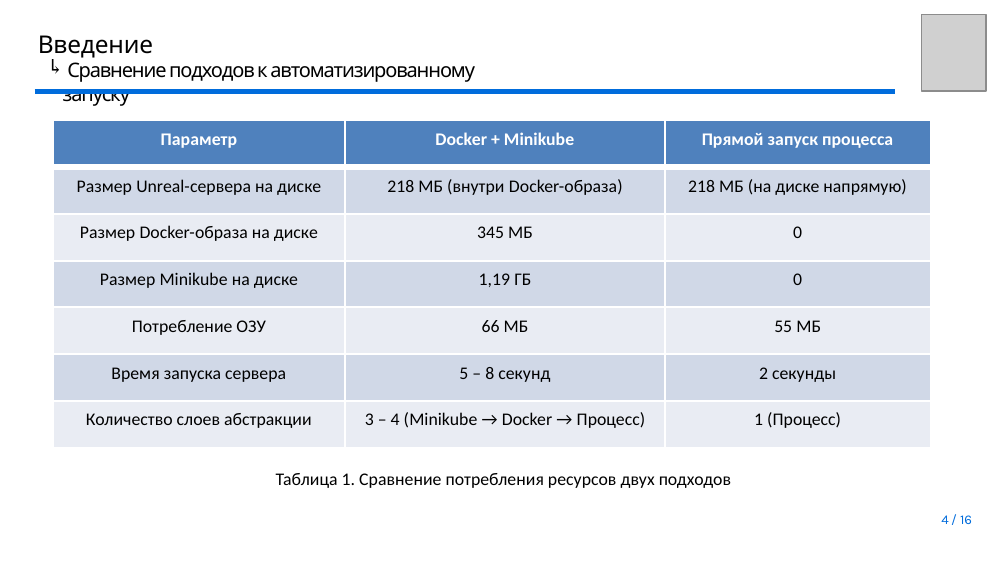
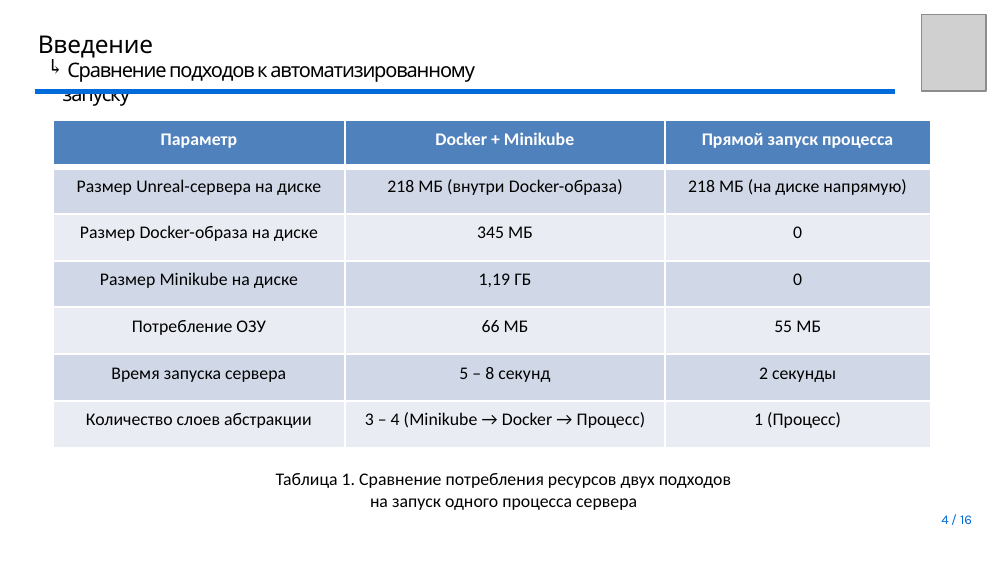
Before and after one commit to youngB0rrov/bmstu_doc, a slide deck: slide 4 of Master/Diploma/presentation/Презентация.pptx. Drawn at 1008x567 pixels with LibreOffice and Linux fonts; fonts in the diff are those of the drawing; grey boxes stand for pictures; background and template pictures are left out. Boxes give left, top, right and bottom in pixels: in the first picture for what was removed or moved away, otherwise in the second. Text is boxed around its words. In the diff, an @@ line names an element or a change of style, - is before the commit and + after.

```diff
--- a/Master/Diploma/presentation/Презентация.pptx
+++ b/Master/Diploma/presentation/Презентация.pptx
@@ text at <box>370,498,637,510</box>: paragraph added @@
+на запуск одного процесса сервера
```
Also in this commit, not shown: 1 other slide changed.
